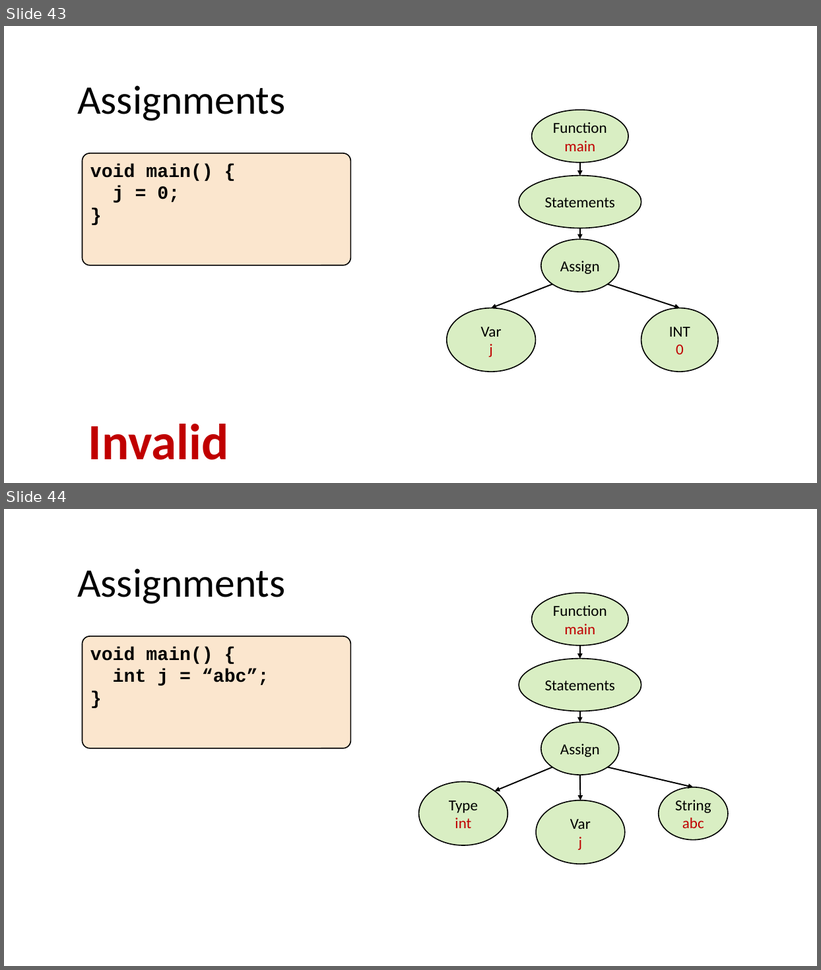
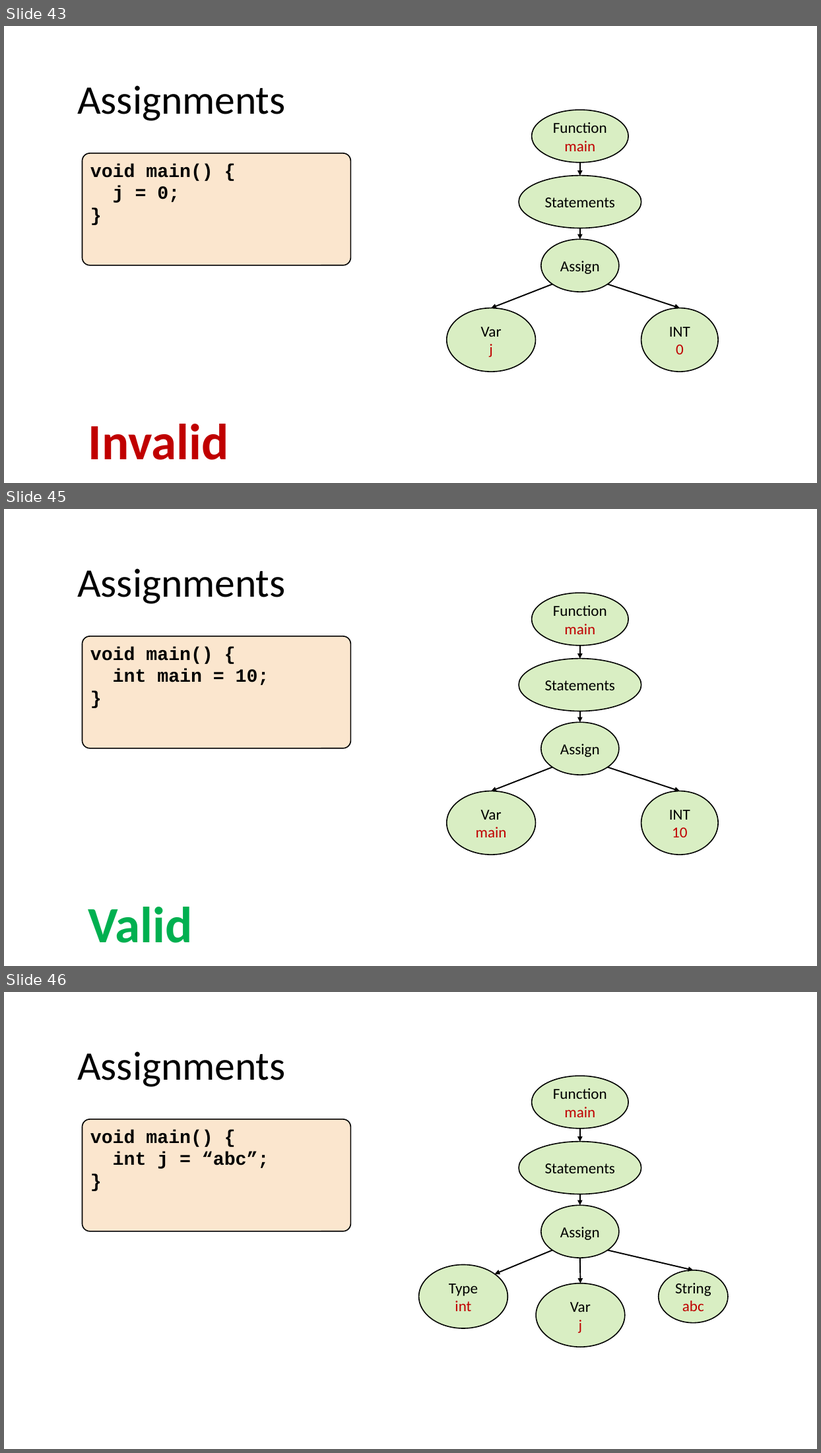
Before and after one commit to nivshani/compilation, a slide deck: slides/semantic.pptx. Shown one above the other, each under a label of ours: slides 43 and 44 before the commit, slides 43, 45 and 46 after it; the slides between them are not shown. The pictures are 821x970 and 821x1453 pixels, drawn with LibreOffice and Linux fonts; fonts in the diff are those of the drawing. Boxes give left, top, right and bottom in pixels: in the first picture for what was removed or moved away, otherwise in the second. Text is boxed around its words. In the diff, an @@ line names an element or a change of style, - is before the commit and + after.

```diff
--- a/slides/semantic.pptx
+++ b/slides/semantic.pptx
@@ slide 45 added at <box>4,509,817,966</box>, background #FFFFFF @@
@@ text added at <box>77,568,285,604</box>, 48 pt, text #000000 @@
+Assignments
@@ ellipse added at <box>531,593,628,646</box>, fill #92D050 at 34% opacity, outline #000000 1.25 pt, 18 pt, text #000000 @@
+Function
+main
@@ rounded rectangle added at <box>82,636,350,749</box>, fill #FBE6CE, outline #000000 1.25 pt, 22 pt, text #000000, bold @@
+void main() {
+int main = 10;
+}
@@ arrow added from (580, 646) to (580, 658), #000000 1.5 pt @@
@@ ellipse added at <box>519,658,642,711</box>, fill #92D050 at 34% opacity, outline #000000 1.25 pt, 18 pt, text #000000 @@
+Statements
@@ ellipse added at <box>541,722,620,775</box>, fill #92D050 at 34% opacity, outline #000000 1.25 pt, 18 pt, text #000000 @@
+Assign
@@ arrow added from (580, 712) to (580, 722), #000000 1.5 pt @@
@@ arrow added from (552, 768) to (491, 791), #000000 1.5 pt @@
@@ arrow added from (608, 768) to (680, 791), #000000 1.5 pt @@
@@ ellipse added at <box>447,791,536,855</box>, fill #92D050 at 34% opacity, outline #000000 1.25 pt, 18 pt, text #C00000 @@
+Var
+main
@@ ellipse added at <box>642,791,718,855</box>, fill #92D050 at 34% opacity, outline #000000 1.25 pt, 18 pt, text #000000 @@
+INT
+10
@@ text added at <box>88,907,193,943</box>, 60 pt, text #00B050, bold @@
+Valid
@@ what was slide 44 is now slide 46 @@
```
Also in this commit, not shown: 12 slides changed, 1 other slide added, 1 slide removed, 1 other file.
